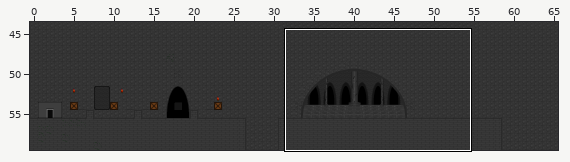
An edit to a level. Tiled map, mapTemple.tmx. The first picture is a wide view before the edit; the outline marks the close-up.
Close-up. The starting point:
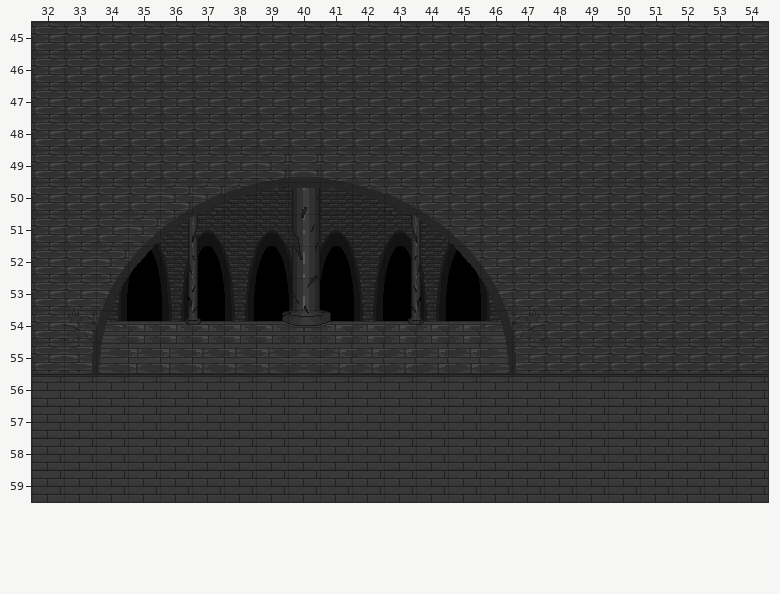
Cells are 32x32 px. Shown: x 32..54, y 45..59. The commit also changed other parts of the map, which this record leaves out.
Now the later version:
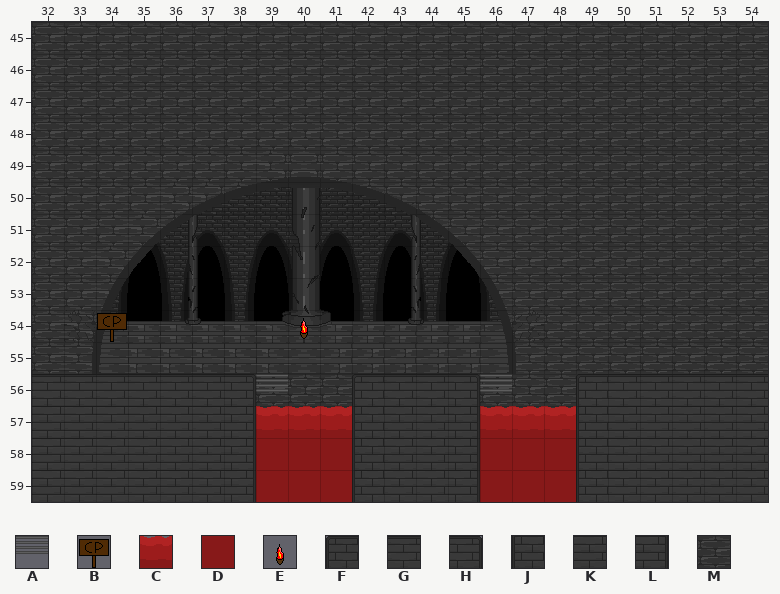
Key: from "tuilesJeu": A 34, B 70, C 84, D 117, E 135, F 465, G 466, H 467, J 498, K 499, L 500; from "tuilesJeu2": M 16.
_ is an empty cell.
Objects are placed by their top-left corner, in cells (3,4 is the top-left corner of cell 3,4); size is 1x1 cell unless given.
Tiles of an added or newly shown layer are drawn over the layers below it.
The edit:
Layer "backgroundGrotte":
y 56: x 38..40 ___ -> MMM
y 57: x 40 _ -> M
Layer "buildGrotte":
y 56: x 38..42 GGGGG -> H___F; x 45..49 GGGGG -> H___F
y 57..59: x 38..42 KKKKK -> L___J; x 45..49 KKKKK -> L___J
Layer "lave" (added):
y 58..59: x 39..41 ___ -> DDD; x 46..48 ___ -> DDD
Layer "lave #2" (added):
added: C at 39,57
added: C at 40,57
added: C at 41,57
added: C at 47,57
added: C at 48,57
added: C at 46,57
Layer "plaquesDispawn" (added):
added: A at 39,56
added: A at 46,56
Layer "lights":
added: E at 40,54
Layer "checkPoint" (added):
added: B at 34,54
